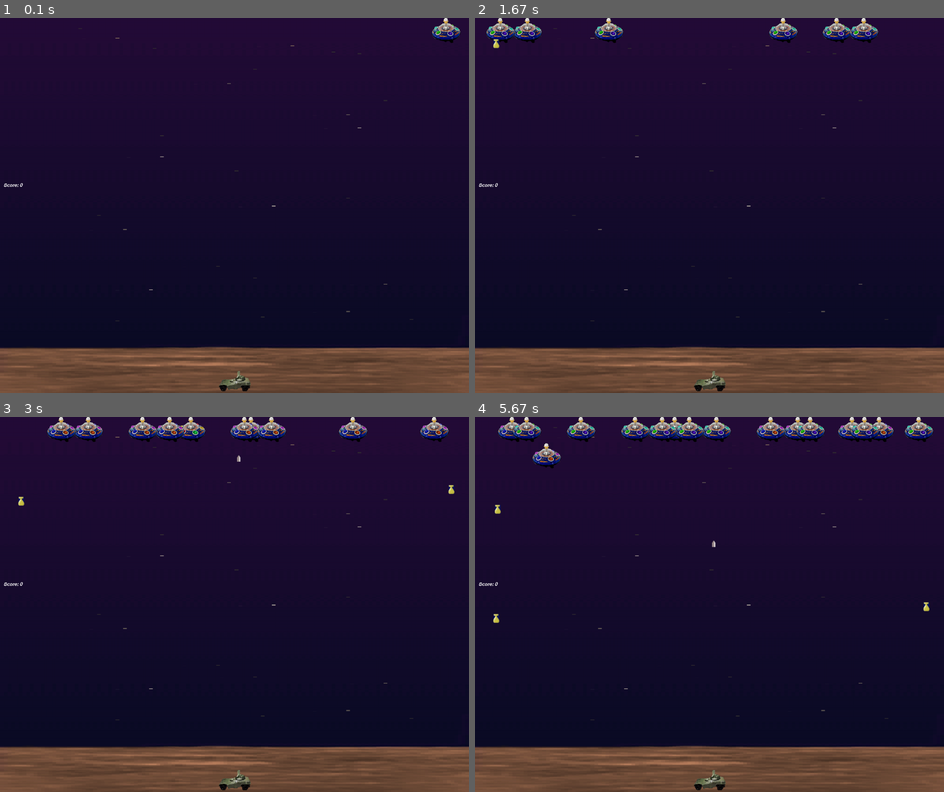
Above: before the commit, frames 1-4 (two rows, left to right).
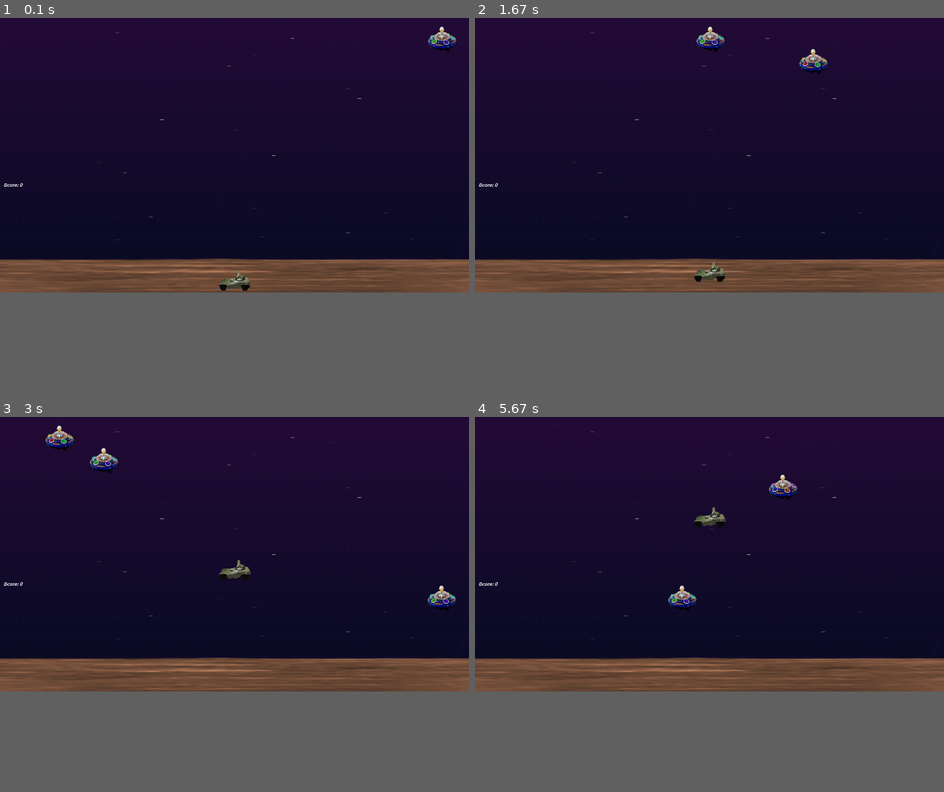
Above: after the commit, the same moments.

Repository: fr4nt1x/pygame-template
Game: pygame game, started from main.py
The game is run twice, just before and just after one commit, with the same random seed, the same clock (stepped at 60 frames per second) and the same inputs.
Inputs:
- Up to frame 1 (0.1 s): no input
- Up to frame 2 (1.67 s): tap Space at 0.33 s; tap F at 0.67 s
- Up to frame 3 (3 s): tap F at 2.07, 2.37 s; tap Space at 2.15 s
- Up to frame 4 (5.67 s): tap F at 3.47, 3.77, 4.97 s; tap Space at 3.55, 5.05 s
In our replay, the window is 900x720 before the commit and 900x527 after it. These sizes can differ from the game's own. Grey fills any space a smaller window leaves; there, only what the larger window draws over its background counts as a difference.

The runs differ from the first frame. In frame 1, 21% of the frame differs, in the area x 0-100%, y 0-100%; in frame 2, 23%; in frame 3, 24%; in frame 4, 25%.

Commit message:
Changed to jump and run, aliens are platforms

Diff:
--- a/Entities/enemy.py
+++ b/Entities/enemy.py
@@ -17,7 +17,10 @@
         pg.sprite.Sprite.__init__(self, self.containers)
         self.image = self.images[0]
         self.rect = self.image.get_rect()
-        self.facing = random.choice((-1, 1)) * Enemy.speed
+
+
+        self.rect.bottom = random.randint(globals.SCREENRECT.y, globals.SCREENRECT.height)
+        self.facing = -(1.0+random.random())*Enemy.speed
         self.frame = 0
         if self.facing < 0:
             self.rect.right = globals.SCREENRECT.right
@@ -25,8 +28,6 @@
     def update(self):
         self.rect.move_ip(self.facing*globals.dt, 0)
         if not globals.SCREENRECT.contains(self.rect):
-            self.facing = -self.facing
-            self.rect.top = self.rect.bottom + 1
-            self.rect = self.rect.clamp(globals.SCREENRECT)
+            self.kill()
         self.frame = self.frame + 1
         self.image = self.images[(self.frame // self.animcycle) % 3]
--- a/Player/player.py
+++ b/Player/player.py
@@ -9,10 +9,13 @@
     """ Representing the player as a moon buggy type car.
     """
 
-    speed = 500.0
+    gravity = 1500.0
+    speed = 0.0
+    max_speed = 2000.0
     bounce = 24
     gun_offset = -11
     images = []
+
 
     def __init__(self):
         pg.sprite.Sprite.__init__(self, self.containers)
@@ -21,23 +24,23 @@
         self.reloading = 0
         self.origtop = self.rect.top
         self.facing = -1
+        self.on_ground = True
+        self.accel = 0
 
-    def move(self, directionx, directiony):
-        x = 0
-        y = 0
-        self.origtop = self.rect.top
-        if directionx:
-            self.facing = directionx
-            x = self.speed*globals.dt*directionx
-        if directiony:
-            y = self.speed*globals.dt*directiony
-        self.rect.move_ip(x, y)
+    def move(self, jumping=False):
+
+        if self.speed <= self.max_speed:
+            self.speed += self.gravity * globals.dt
+
+        if jumping and self.on_ground:
+            self.on_ground = False
+            self.speed = -1000
+
+        if self.rect.bottom >= globals.SCREENRECT.height:
+            self.on_ground = True
+
+        self.rect.move_ip(0, self.speed*globals.dt)
         self.rect = self.rect.clamp(globals.SCREENRECT)
-        if directionx < 0:
-            self.image = self.images[0]
-        elif directionx > 0:
-            self.image = self.images[1]
-        #self.rect.top = self.origtop - (self.rect.left // self.bounce % 2)
 
     def gunpos(self):
         pos = self.facing * self.gun_offset + self.rect.centerx
--- a/Utils/globals.py
+++ b/Utils/globals.py
@@ -1,14 +1,15 @@
 import pygame as pg
 # game constants
-SCREENRECT = pg.Rect(0, 0, 1280, 1024)
+SCREENRECT = pg.Rect(0, 0, 1280, 750)
 FRAMERATE = 120
 SCORE = 0
 MAX_SHOTS = 2  # most player bullets onscreen
 BOMB_ODDS = 60000/FRAMERATE  # chances a new bomb will drop
-ALIEN_RELOAD = int(0.3*FRAMERATE) # frames between new aliens
+ALIEN_RELOAD = 1 # frames between new aliens
 
 dt = 0.0
 fullscreen = False
 winstyle = 0
 screen = None
 best_depth = 0
+alien_countdown = ALIEN_RELOAD
--- a/main.py
+++ b/main.py
@@ -76,7 +76,6 @@
     aliens, all, bombs, lastalien, shots = initiate_containers()
 
     # Create Some Starting Values
-    alienreload = globals.ALIEN_RELOAD
     clock = pg.time.Clock()
 
     # initialize our starting sprites
@@ -101,51 +100,20 @@
         # update all the sprites
         all.update()
 
+        globals.alien_countdown -= globals.dt
+        if globals.alien_countdown <= 0:
+            globals.alien_countdown = random.random()+globals.ALIEN_RELOAD
+            Enemy()
         # handle player input
-        directionx = keystate[pg.K_RIGHT] - keystate[pg.K_LEFT]
-        directiony = keystate[pg.K_DOWN] - keystate[pg.K_UP]
-        player.move(directionx, directiony)
-        firing = keystate[pg.K_SPACE]
-        if not player.reloading and firing and len(shots) < globals.MAX_SHOTS:
-            Shot(player.gunpos())
-            if pg.mixer:
-                shoot_sound.play()
-        player.reloading = firing
-
-        # Create new alien
-        if alienreload:
-            alienreload = alienreload - 1
-        elif not int(random.random() * globals.dt):
-            Enemy()
-            alienreload = globals.ALIEN_RELOAD
-
-        # Drop bombs
-        if lastalien and not int(random.random() * globals.BOMB_ODDS):
-            Bomb(lastalien.sprite)
+
+        jumping = keystate[pg.K_SPACE]
+        player.move(jumping)
 
         # Detect collisions between aliens and players.
-        for alien in pg.sprite.spritecollide(player, aliens, 1):
-            if pg.mixer:
-                boom_sound.play()
-            Explosion(alien)
-            Explosion(player)
-            globals.SCORE = globals.SCORE + 1
-            player.kill()
-
-        # See if shots hit the aliens.
-        for alien in pg.sprite.groupcollide(shots, aliens, 1, 1).keys():
-            if pg.mixer:
-                boom_sound.play()
-            Explosion(alien)
-            globals.SCORE = globals.SCORE + 1
-
-        # See if alien bombs hit the player.
-        for bomb in pg.sprite.spritecollide(player, bombs, 1):
-            if pg.mixer:
-                boom_sound.play()
-            Explosion(player)
-            Explosion(bomb)
-            player.kill()
+        for alien in pg.sprite.spritecollide(player, aliens, 0):
+            player.on_ground = True
+            player.rect.bottom = alien.rect.top
+
 
         # draw the scene
         dirty = all.draw(globals.screen)
